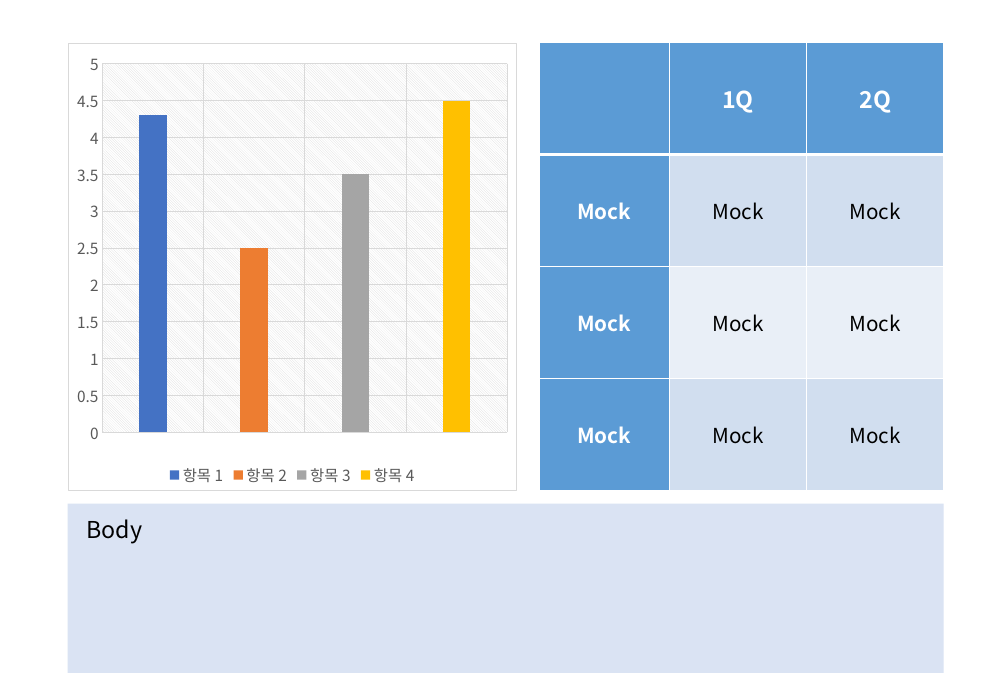
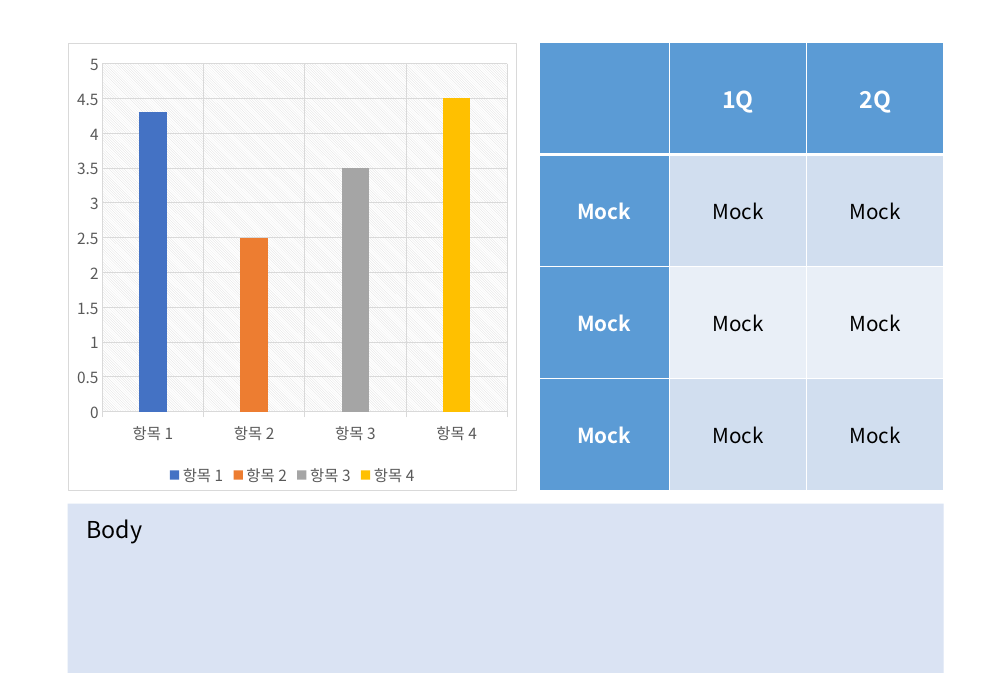
Before and after one commit to spaceone-dev/PPTT, a slide deck: slide 4 of example/simple_ppt/master.pptx. Drawn at 1008x698 pixels with LibreOffice and Linux fonts; fonts in the diff are those of the drawing. Boxes give left, top, right and bottom in pixels: in the first picture for what was removed or moved away, otherwise in the second. Text is boxed around its words. In the diff, an @@ line names an element or a change of style, - is before the commit and + after.

```diff
--- a/example/simple_ppt/master.pptx
+++ b/example/simple_ppt/master.pptx
@@ column chart at [68, 43, 517, 491] @@
@@ category axis changed @@
```
Also in this commit, not shown: 10 other files.
